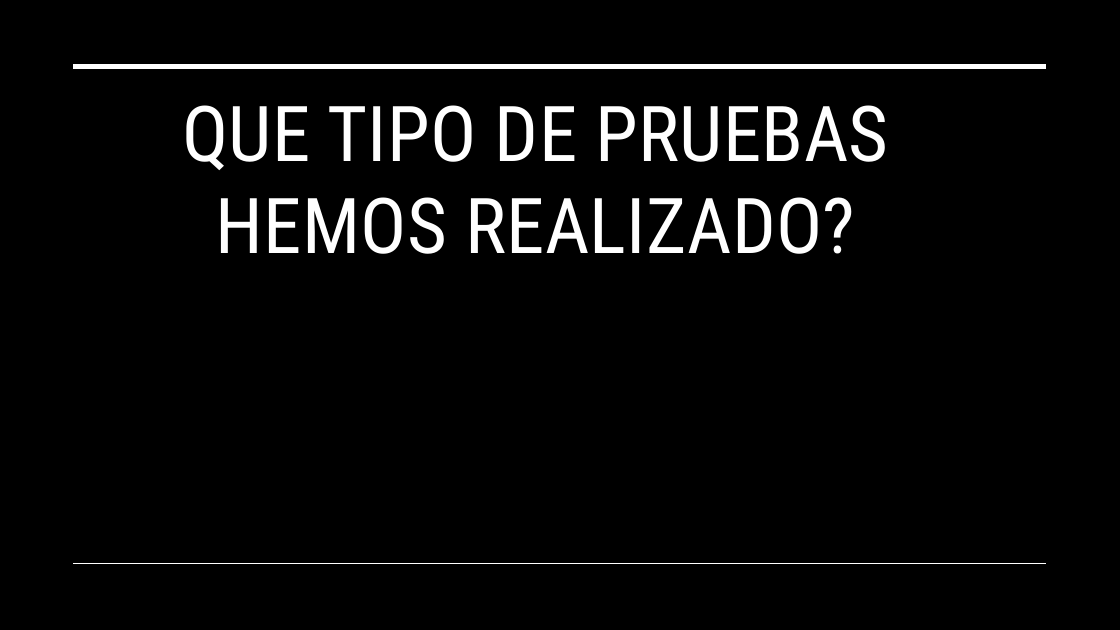
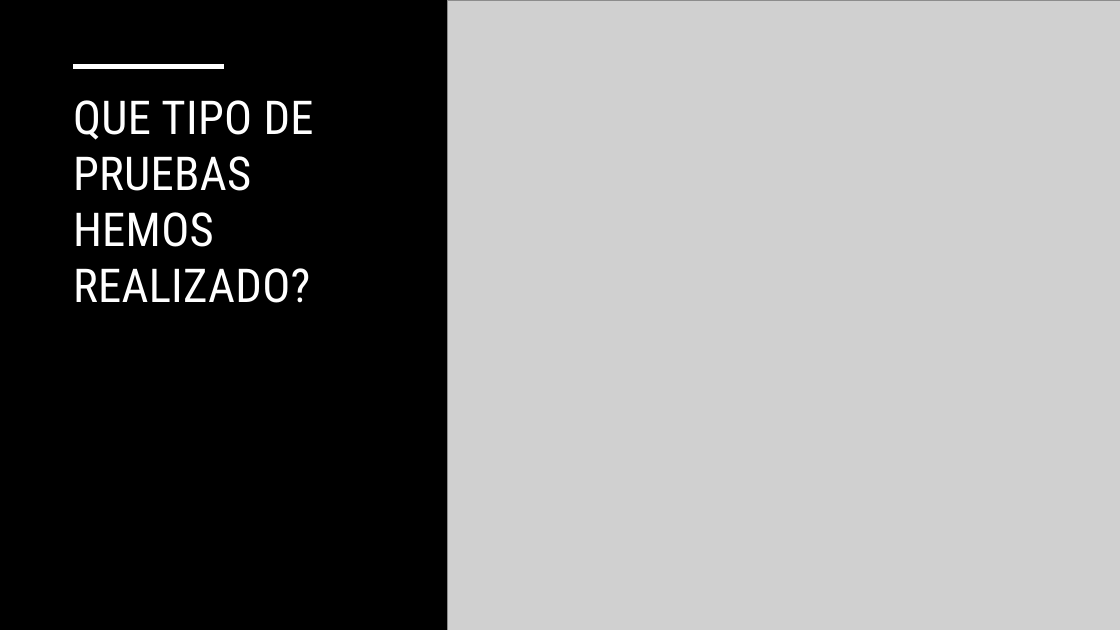
Before and after one commit to DiegoSicre/TestingUMA, a slide deck: slide 4 of ProyectoMant/Presentation.pptx. Drawn at 1120x630 pixels with LibreOffice and Linux fonts; fonts in the diff are those of the drawing; grey boxes stand for pictures. Boxes give left, top, right and bottom in pixels: in the first picture for what was removed or moved away, otherwise in the second. Text is boxed around its words. In the diff, an @@ line names an element or a change of style, - is before the commit and + after.

```diff
--- a/ProyectoMant/Presentation.pptx
+++ b/ProyectoMant/Presentation.pptx
@@ rectangle added at [0, 0, 1120, 630], fill #000000 @@
@@ picture added at [448, 0, 1120, 630] @@
@@ title "QUE TIPO DE PRUEBAS HEMOS ..." at [73, 100, 314, 303]: size 66 to 40 pt; alignment centre to left @@
@@ line removed from (74, 66) to (1047, 66) @@
@@ line added from (74, 66) to (224, 66), #FFFFFF 3.5 pt @@
@@ line removed from (74, 564) to (1047, 564) @@
```
Also in this commit, not shown: 2 other slides changed.
